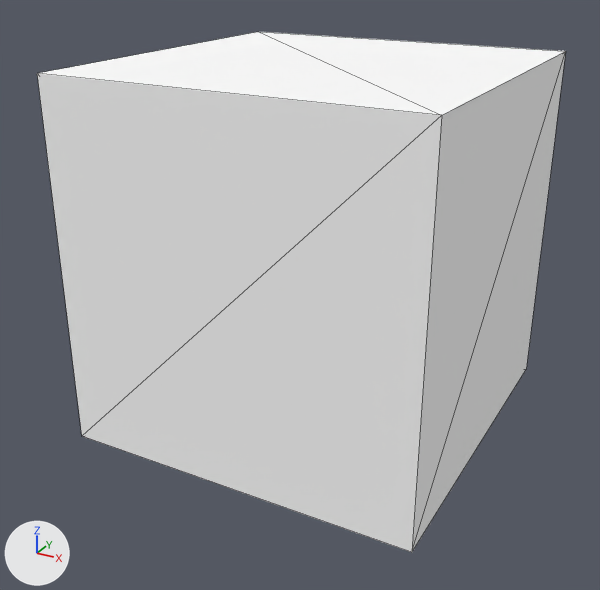
A saved change to the Blender file blend/bbox.blend.
Rendered twice from a camera (50 mm lens) standing at (2.02, -3.93, 2.63) and looking at (-0.05, -0.17, 0.75). The lights are fixed; the arrows at lower left show +X, +Y and +Z. Mesh edges are drawn as thin lines.

Objects in the first picture: 'ColobotMesh_1'.
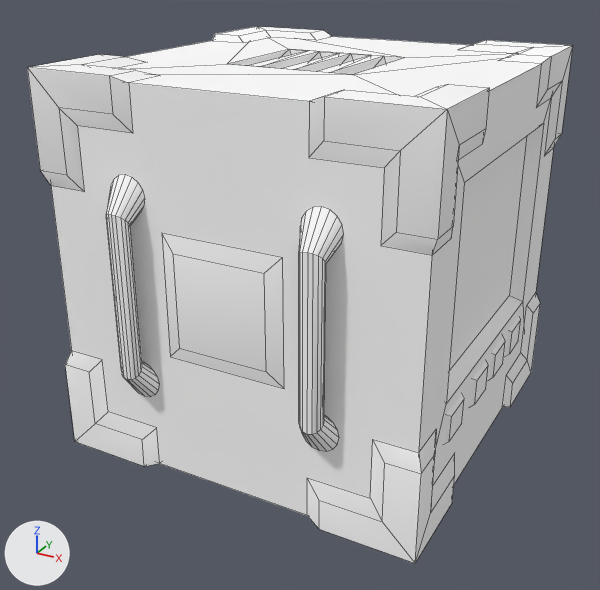
What changed in the scene script:
```text
Change me_colobotmesh:
    used by ob_colobotmesh_1; location = (0.0, 0.0, 0.0); rotation_euler = (1.571, 0.0, 0.0), in degrees (90, 0, 0)
    remove me_colobotmesh.from_pydata(...)  # 8 vertices, 12 faces; spans x -0.99..1.01, y 0.0..2.02, z -0.99..1.01
    add me_colobotmesh.from_pydata(...)  # 616 vertices, 483 faces; spans x -1.03..1.04, y -0.03..2.05, z -1.11..1.14
    me_colobotmesh part 1: 608 vertices added at x -1.03..1.04, y -0.03..2.05, z -1.11..1.14
    me_colobotmesh part 2: the surface is now shaded smooth
```

Boxes (x1, y1, x2, y2) around the edits, measured in the pictures (600 x 590 px):
'ColobotMesh_1', reshaped: before (37, 32, 566, 552); after (27, 26, 573, 563)
part 1 of me_colobotmesh, added: after (27, 26, 573, 563)
